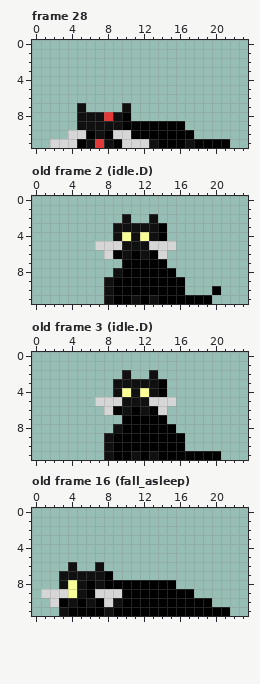
Two versions of one pixel-art file, Assets/Resources/new aseprite/beings/cat/cat.aseprite. That is the earlier state.
24x12 pixels, 28 frames. Colours within 5 levels of each other are drawn and written as one. Shown: frame 28, old frame 2 (idle.D), old frame 3 (idle.D), old frame 16 (fall_asleep). The commit also changed other frames, which this record leaves out.
The same view after the edit:
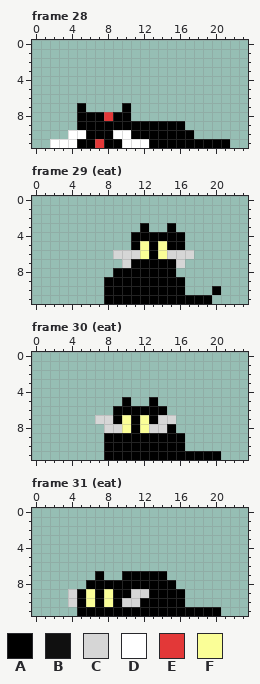
Palette (. is transparent): A #000000  B #101010  C #d6d6d6  D #ffffff  E #e33838  F #fafe97
A new or re-ordered frame is compared with the old frame closest to it.
Changes in this commit:
frames 28 -> 35
layer "em/em" now shown
layer "em/addon" now shown
Frame 28, layers "em/addon", "em/em":
Colour A replaces colour B in row 7 at x 5 and 10; in row 8 at x 5 to 7 and 9; in row 9 at x 5 to 9; in row 10 at x 7; in row 11 at x 6, 8, 13 and 17.
Colour D replaces colour C in row 10 at x 4 to 5 and 9 to 10; in row 11 at x 2 to 4 and 10 to 12.
Frame 29 (eat) is new; against old frame 2 (idle.D):
Colour A is added in row 3 at x 15; in row 4 at x 15 to 16; in row 5 at x 16; in row 7 at x 15.
Colour A replaces colour B in row 3 at x 12; in row 4 at x 11 and 13; in row 5 at x 11; in row 8 at x 9; in rows 9 to 10 at x 8; in row 11 at x 8, 11 and 13.
Colour A replaces colour C in row 5 at x 13 and 15.
Colour A replaces colour F in row 4 at x 12.
Colour C is added in row 6 at x 15 to 17; in row 7 at x 16.
Colour C replaces colour A in row 6 at x 9 and 11; in row 7 at x 10.
Colour C replaces colour B in row 6 at x 10.
Colour F replaces colour B in rows 5 to 6 at x 12.
Colour F replaces colour C in rows 5 to 6 at x 14.
The edit erases colour A in row 3 at x 14.
The edit erases colour B in row 2 at x 10 and 13; in row 3 at x 9 to 11 and 13; in row 4 at x 9; in row 5 at x 10.
The edit erases colour C in row 5 at x 7 to 9; in row 6 at x 8.
The edit erases colour F in row 4 at x 10.
Frame 30 (eat) is new; against old frame 3 (idle.D):
Colour A is added in row 7 at x 9.
Colour A replaces colour B in row 5 at x 10; in row 6 at x 10 and 12; in rows 9 to 10 at x 8; in row 11 at x 8, 11 and 13.
Colour A replaces colour C in row 5 at x 13; in row 6 at x 14.
Colour C is added in row 7 at x 7 to 8 and 15; in row 8 at x 8.
Colour C replaces colour A in row 7 at x 14; in row 8 at x 13 to 14.
Colour C replaces colour B in row 8 at x 9.
Colour F replaces colour A in rows 7 to 8 at x 10 and 12.
The edit erases colour A in rows 3 to 4 at x 14.
The edit erases colour B in row 2 at x 10 and 13; in row 3 at x 9 to 13; in row 4 at x 9, 11 and 13; in row 5 at x 11 to 12.
The edit erases colour C in row 5 at x 7 to 9 and 14 to 15; in row 6 at x 8.
The edit erases colour F in row 4 at x 10 and 12.
Frame 31 (eat) is new; against old frame 16 (fall_asleep):
Colour A is added in row 7 at x 10 to 14.
Colour A replaces colour B in rows 7 to 8 at x 7; in row 9 at x 5; in row 10 at x 9; in row 11 at x 8.
Colour A replaces colour C in row 9 at x 7 and 9.
Colour C replaces colour A in row 9 at x 11 to 12; in row 10 at x 10 to 11.
Colour C replaces colour B in row 10 at x 4.
Colour C replaces colour F in row 9 at x 4.
Colour F replaces colour A in row 9 at x 6.
Colour F replaces colour B in row 10 at x 6.
Colour F replaces colour C in rows 9 to 10 at x 8.
The edit erases colour A in row 7 at x 8; in row 9 at x 17; in row 10 at x 3 and 17 to 19; in row 11 at x 4 and 21.
The edit erases colour B in row 6 at x 4 and 7; in row 7 at x 3 to 6; in row 8 at x 3 and 5; in row 11 at x 3.
The edit erases colour C in row 9 at x 1 to 3; in row 10 at x 2.
The edit erases colour F in row 8 at x 4.
